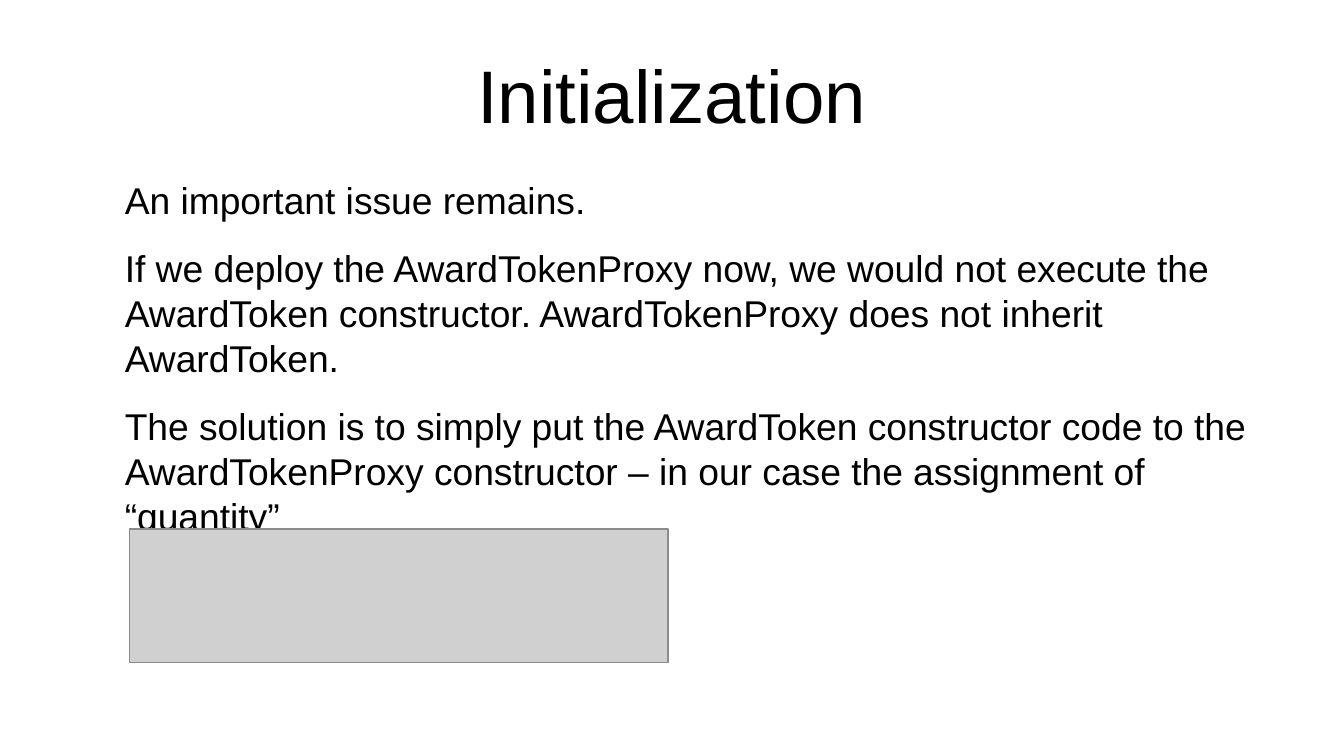
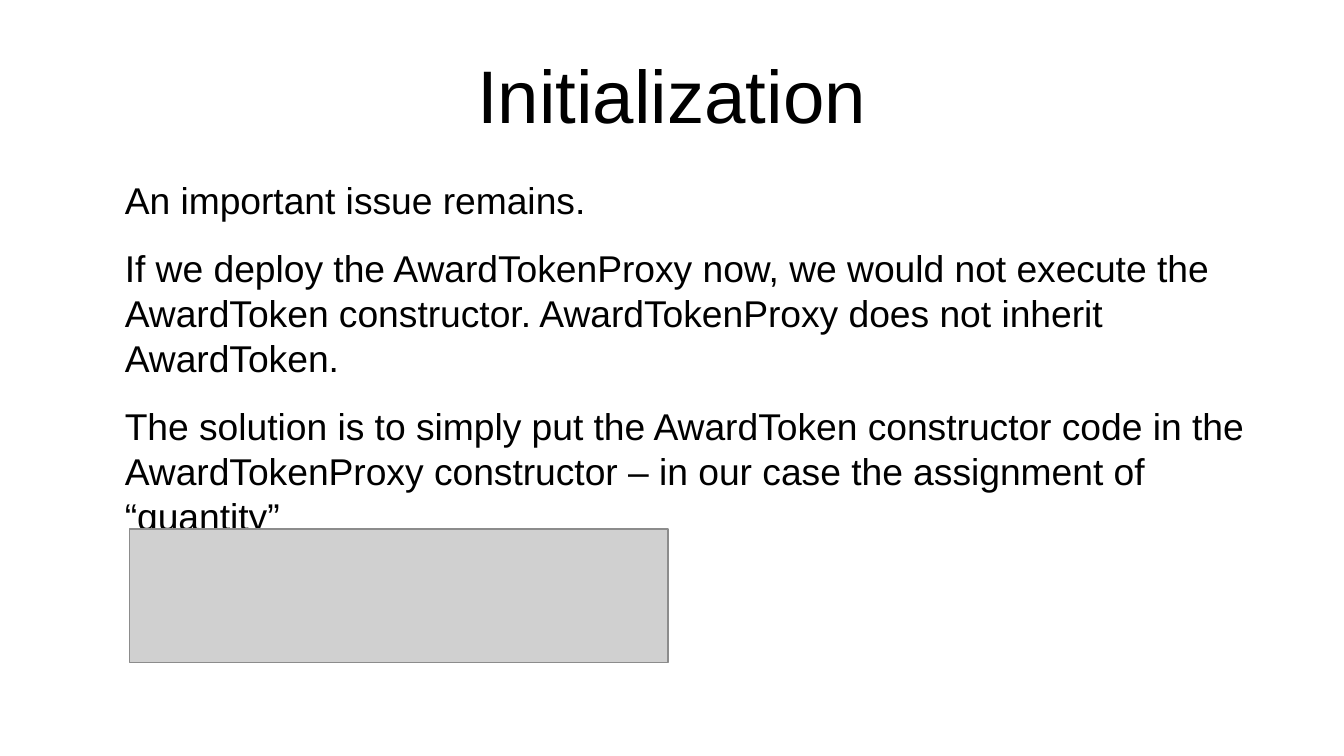
Before and after one commit to ethereum/remix-workshops, a slide deck: slide 16 of proxyContractAwardToken/ProxyContract.odp. Drawn at 1344x756 pixels with LibreOffice and Linux fonts; fonts in the diff are those of the drawing; grey boxes stand for pictures. Boxes give left, top, right and bottom in pixels: in the first picture for what was removed or moved away, otherwise in the second. Text is boxed around its words. In the diff, an @@ line names an element or a change of style, - is before the commit and + after.

```diff
--- a/proxyContractAwardToken/ProxyContract.odp
+++ b/proxyContractAwardToken/ProxyContract.odp
@@ text at [125,413,1244,537]: text changed @@
-The solution is to simply put the AwardToken constructor code to the AwardTokenProxy constructor – in our case the assignment of “quantity”
+The solution is to simply put the AwardToken constructor code in the AwardTokenProxy constructor – in our case the assignment of “quantity”
```
Also in this commit, not shown: 11 other slides changed, 2 slides added, 14 other files.
